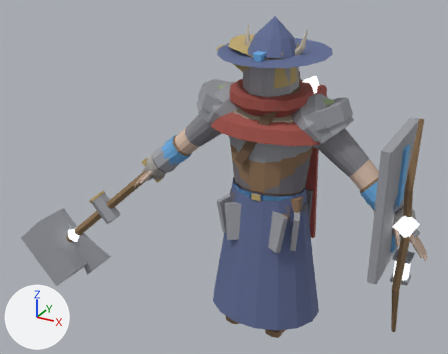
Renders of the glTF model art/creator/humanoid_heavy/export/humanoid_heavy_masculine.glb from each side of a commit.
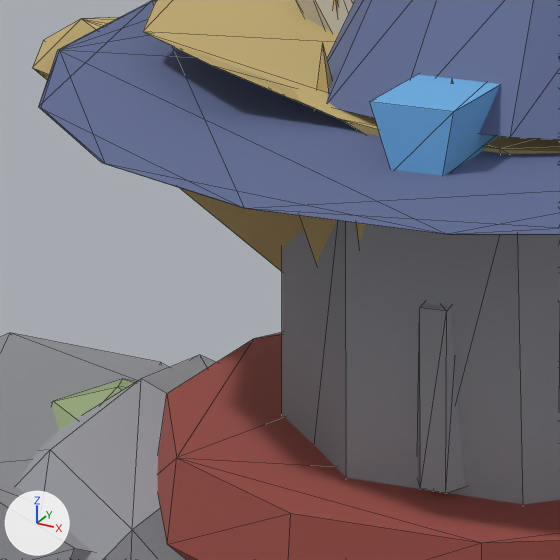
There are two pictures of each version: one whole from a camera (50 mm lens) standing at (1.63, -3.61, 2.88) and looking at (-0.4, 0.08, 1.03), one close up on the part from 47% to 61% of the width and 12% to 29% of the height. The axes (+X, +Y, +Z) are drawn at lower left. The lights are the same throughout. The last two pictures show the newer version. The close-ups show mesh edges as thin lines. Vertices at exactly the same position are counted once.

The scene before the commit, as lines of its bpy script (objects in view):
```python
me_part_head_circlet = bpy.data.meshes.new('part.head.circlet')
me_part_head_circlet.from_pydata(...)  # 40 vertices, 72 faces; spans x -0.421..0.175, y -0.211..0.332, z 1.829..2.031
# faces by material slot: [60, 12]
me_part_head_circlet.materials.append(mat_metal)
me_part_head_circlet.materials.append(mat_emissive)
me_part_head_great_helm = bpy.data.meshes.new('part.head.great_helm')
me_part_head_great_helm.from_pydata(...)  # 32 vertices, 52 faces; spans x -0.178..0.178, y -0.235..0.182, z 1.52..2.07
# faces by material slot: [28, 12, 12]
me_part_head_great_helm.materials.append(mat_metal)
me_part_head_great_helm.materials.append(mat_emissive)
me_part_head_great_helm.materials.append(mat_accent)
# before: 24 (0.023, -0.234, 2.0), 25 (0.023, 0.179, 2.025), 26 (-0.015, 0.179, 2.025), 27 (-0.014, -0.234, 2.0)
me_part_head_horns = bpy.data.meshes.new('part.head.horns')
me_part_head_horns.from_pydata(...)  # 26 vertices, 44 faces; spans x -0.208..0.208, y -0.041..0.057, z 1.929..2.175
me_part_head_horns.materials.append(mat_cloth)
ob_part_head_circlet = bpy.data.objects.new('part.head.circlet', me_part_head_circlet)
ob_part_head_circlet.location = (0.0, 0.0, 0.0)
ob_part_head_great_helm = bpy.data.objects.new('part.head.great_helm', me_part_head_great_helm)
ob_part_head_great_helm.location = (0.0, 0.0, 0.0)
ob_part_head_horns = bpy.data.objects.new('part.head.horns', me_part_head_horns)
ob_part_head_horns.location = (0.0, 0.0, 0.0)
# also in view: 'part.face.scarf' at (0.0, -0.01, 1.65); 'part.shoulders.slabs' at (0.0, 0.01, 1.61); 'part.head.wide_hat' at (0.01, 0.01, 2.12); 'part.head.crown' at (-0.05, 0.03, 2.0); 'part.shoulders.pauldrons' at (0.0, 0.01, 1.6)
```
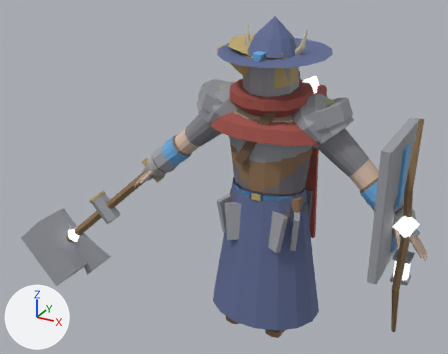
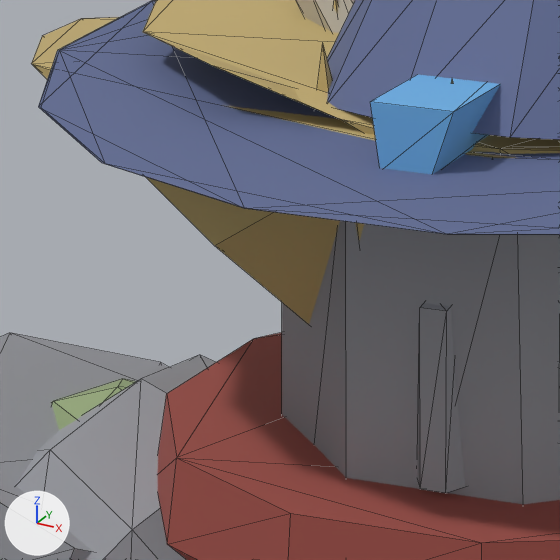
What differs and where, as boxes [x1, y1, x2, y2] in the close-ups (560 x 560 px; the box of a moved part takes in the faces that stretch with it):
'part.head.circlet', reshaped (mostly hidden)
    before: [33, 17, 365, 272]
    after: [31, 17, 516, 324]
part 1 of me_part_head_circlet, moved or reshaped (not visible afterwards)
    before: [33, 19, 304, 272]
part 2 of me_part_head_circlet, moved or reshaped
    before: [33, 18, 223, 224]
    after: [31, 18, 376, 139]
part 3 of me_part_head_circlet, moved or reshaped (mostly hidden before)
    before: [83, 19, 108, 27]
    after: [465, 149, 516, 158]
part 4 of me_part_head_circlet, moved or reshaped
    before: [300, 215, 362, 263]
    after: [32, 64, 376, 324]
part 5 of me_part_head_great_helm, moved or reshaped
    before: [370, 84, 501, 176]
    after: [370, 84, 501, 174]

The change, as a diff of the scene's bpy script:
```diff
--- a/art/creator/humanoid_heavy/export/humanoid_heavy_masculine.glb.py
+++ b/art/creator/humanoid_heavy/export/humanoid_heavy_masculine.glb.py
@@ me_part_head_circlet @@
 me_part_head_circlet.from_pydata(...)  # 40 vertices, 72 faces; spans x -0.421..0.175, y -0.211..0.332, z 1.829..2.031
 # used by ob_part_head_circlet; location = (0.0, 0.0, 0.0)
+# me_part_head_circlet part 1: the 1 vertex in x -0.124, y -0.176, z 1.98 is moved by (-0.058, 0.014, -0.064)
+# me_part_head_circlet part 2: all 3 vertices in x -0.408..0.038, y -0.102..0.145, z 2.003..2.021 are moved by (0.0, -0.001, 0.003)
+# me_part_head_circlet part 3: all 8 vertices in x -0.022..0.155, y -0.184..0.11, z 2.002..2.022 are moved by (0.0, -0.001, 0.004)
+# me_part_head_circlet part 4: the 1 vertex in x -0.056, y -0.211, z 1.989 is moved by (0.0, 0.0, 0.004)
 me_part_head_circlet.materials.append(mat_metal)
@@ me_part_head_great_helm @@
 me_part_head_great_helm.from_pydata(...)  # 32 vertices, 52 faces; spans x -0.178..0.178, y -0.235..0.182, z 1.52..2.07
 # used by ob_part_head_great_helm; location = (0.0, 0.0, 0.0)
+# me_part_head_great_helm part 5
+for i in [*range(24, 28)]: me_part_head_great_helm.vertices[i].co += Vector((-0.008, 0.0, 0.0))
 me_part_head_great_helm.materials.append(mat_metal)
```
